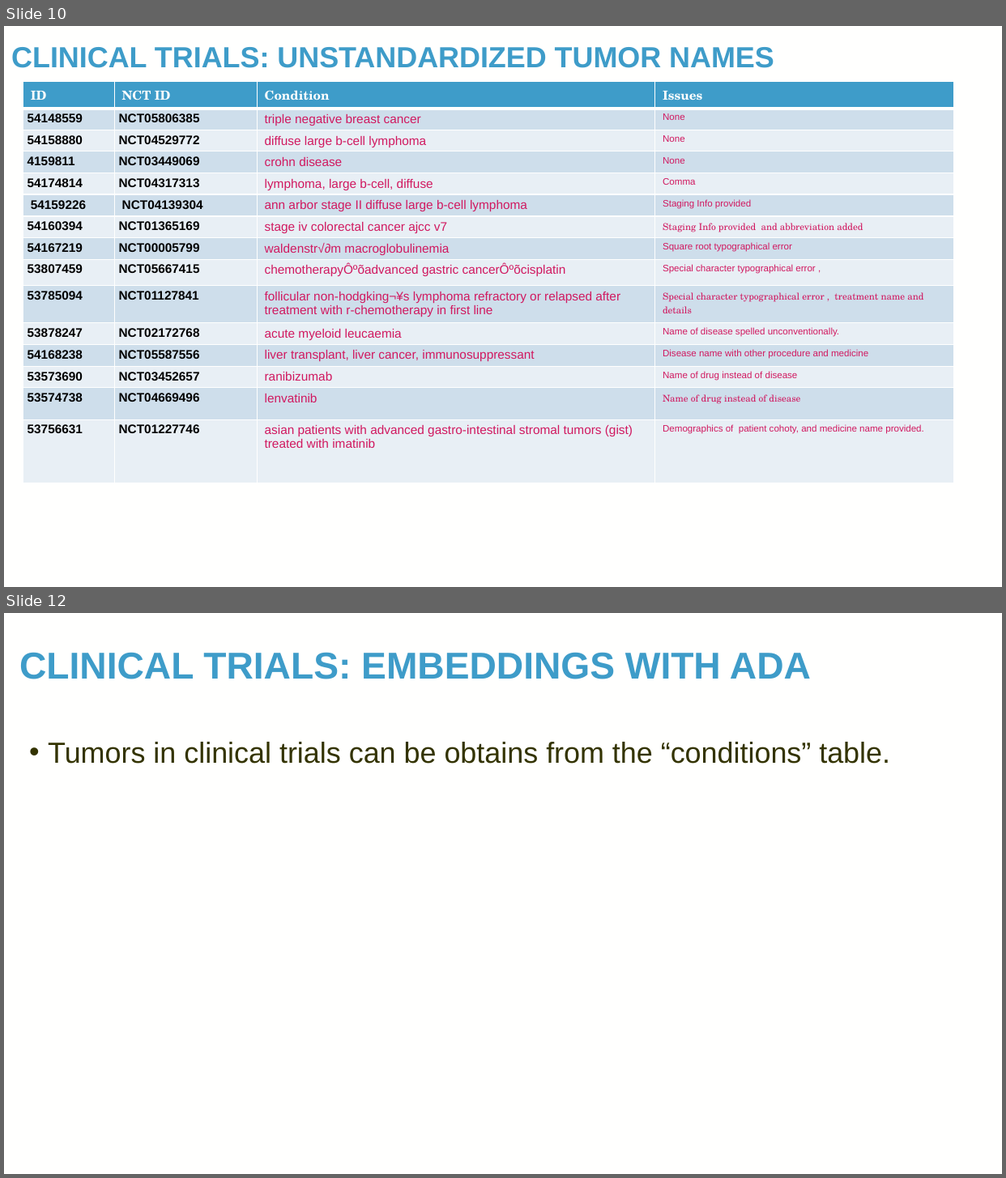
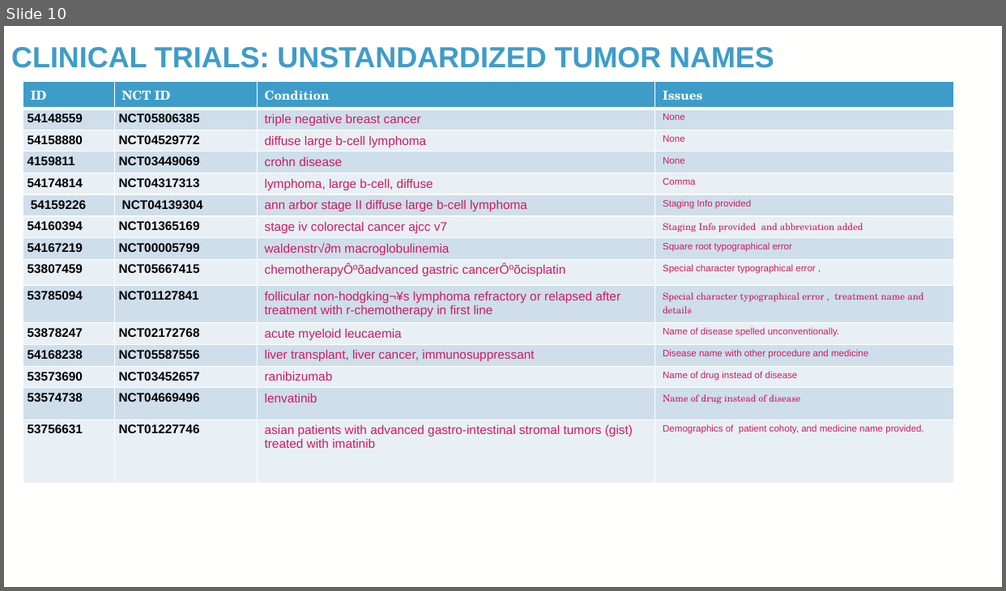
Before and after one commit to TaylorResearchLab/CANTOS, a slide deck: presentations/BIG_2024.pptx. Shown one above the other, each under a label of ours: slides 10 and 12 before the commit, slide 10 after it; the slides between them are not shown. The pictures are 1006x1178 and 1006x591 pixels, drawn with LibreOffice and Linux fonts; fonts in the diff are those of the drawing; background and template pictures are left out. Boxes give left, top, right and bottom in pixels: in the first picture for what was removed or moved away, otherwise in the second. Text is boxed around its words. In the diff, an @@ line names an element or a change of style, - is before the commit and + after.

```diff
--- a/presentations/BIG_2024.pptx
+++ b/presentations/BIG_2024.pptx
@@ slide 12 removed at (x1=4, y1=613, x2=1002, y2=1174), background picture (left out) @@
@@ title removed at (x1=19, y1=652, x2=811, y2=679) @@
-CLINICAL TRIALS: EMBEDDINGS WITH ADA
@@ text removed at (x1=48, y1=742, x2=890, y2=764) @@
-• Tumors in clinical trials can be obtains from the “conditions” table.
@@ page number removed at (x1=931, y1=1133, x2=977, y2=1163) @@
-12
```
Also in this commit, not shown: 1 slide changed, 6 slides added, 1 other slide removed.
